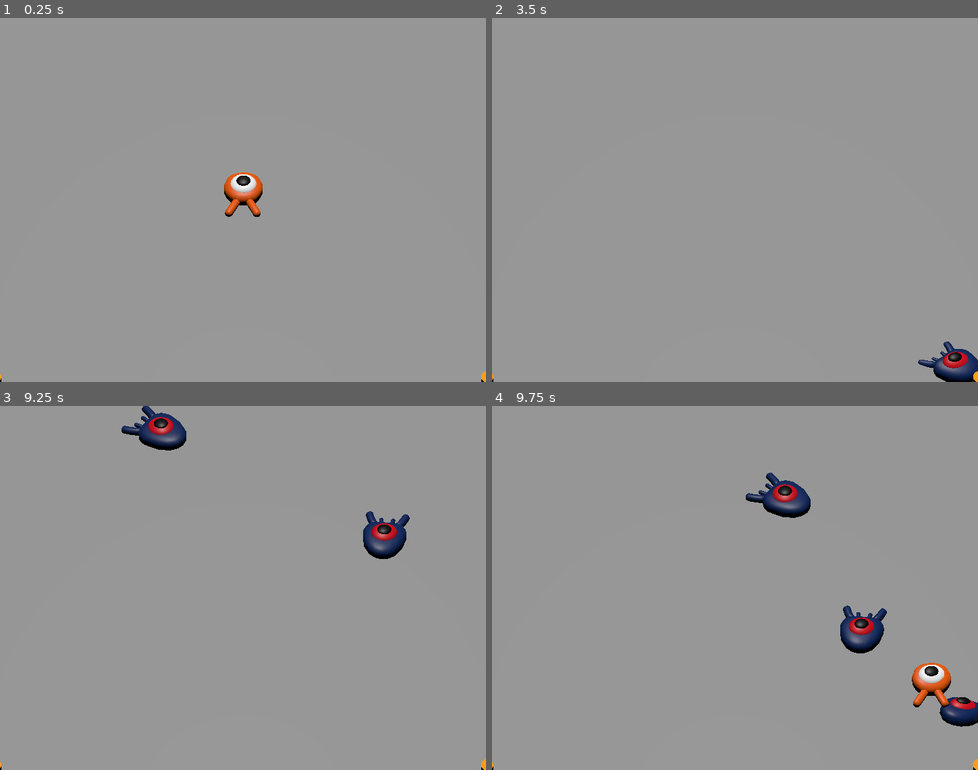
Above: before the commit, frames 1-4 (two rows, left to right).
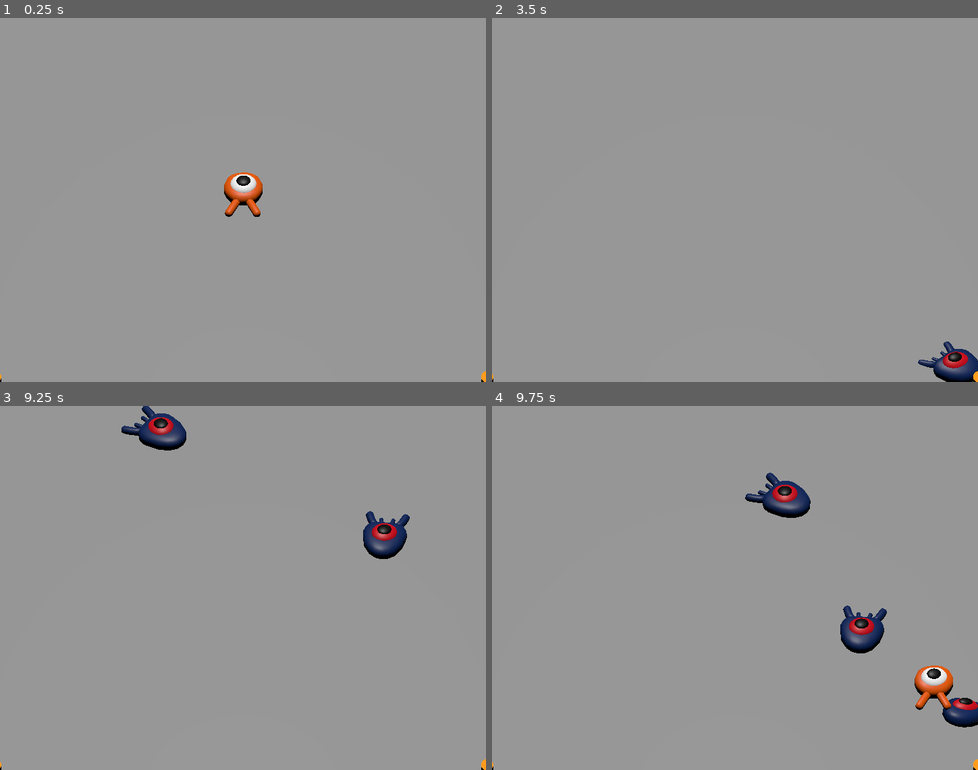
Above: after the commit, the same moments.

Repository: adrianbornas/godot-tutorial-3d
Game: Godot game, scene res://main.tscn
Two runs of this game, one before a commit and one after it. Both use one fixed random seed, a clock stepped at 60 frames per second and the inputs below.
Inputs:
- Up to frame 1 (0.25 s): no input
- Up to frame 2 (3.5 s): tap Enter at 0.5 s; hold Right (move_right) 0.53-1.28 s; tap Space (jump) at 0.77, 1.52, 3.02 s; hold Down (move_back) 1.28-2.03 s; hold Right (move_right) 2.03-2.78 s; hold Up (move_forward) from 2.78 s (still down)
- Up to frame 3 (9.25 s): release Up (move_forward) at 3.53 s; hold Left (move_left) 3.53-5.03 s; tap Space (jump) at 3.77, 4.52, 6.02, 6.77, 7.52, 9.02 s; hold Down (move_back) 5.03-5.78 s; hold Right (move_right) 5.78-6.53 s; hold Up (move_forward) 6.53-7.28 s; hold Right (move_right) 7.28-8.03 s; hold Down (move_back) 8.03-8.78 s; hold Left (move_left) from 8.78 s (still down)
- Up to frame 4 (9.75 s): release Left (move_left) at 9.53 s; hold Up (move_forward) from 9.53 s (still down)

Frames 1-2 are identical in both runs. In frame 3, less than 0.1% of the frame differs, in the area x 25-85%, y 1-42%; in frame 4, 0.8%, in the area x 52-100%, y 18-89%.

Commit message:
Minor fixes

Diff:
--- a/mob.tscn
+++ b/mob.tscn
@@ -4,10 +4,10 @@
 [ext_resource type="PackedScene" uid="uid://c5t488qi7sqso" path="res://art/mob.glb" id="1_8tokt"]
 
 [sub_resource type="BoxShape3D" id="BoxShape3D_t2o1b"]
-size = Vector3(1.80529, 1.09266, 2.04652)
+size = Vector3(1.805, 1.493, 2.047)
 
 [node name="Mob" type="CharacterBody3D" groups=["mob"]]
-transform = Transform3D(1, 0, 0, 0, 1, 0, 0, 0, 1, 0, 0.502455, 0)
+transform = Transform3D(1, 0, 0, 0, 1, 0, 0, 0, 1, 0, 0.602, 0)
 collision_layer = 2
 collision_mask = 0
 script = ExtResource("1_3acdw")
@@ -17,6 +17,7 @@
 [node name="Character" parent="Pivot" instance=ExtResource("1_8tokt")]
 
 [node name="CollisionShape3D" type="CollisionShape3D" parent="."]
+transform = Transform3D(1, 0, 0, 0, 1, 0, 0, 0, 1, 0, 0.3, 0)
 shape = SubResource("BoxShape3D_t2o1b")
 
 [node name="VisibleOnScreenNotifier3D" type="VisibleOnScreenNotifier3D" parent="."]
